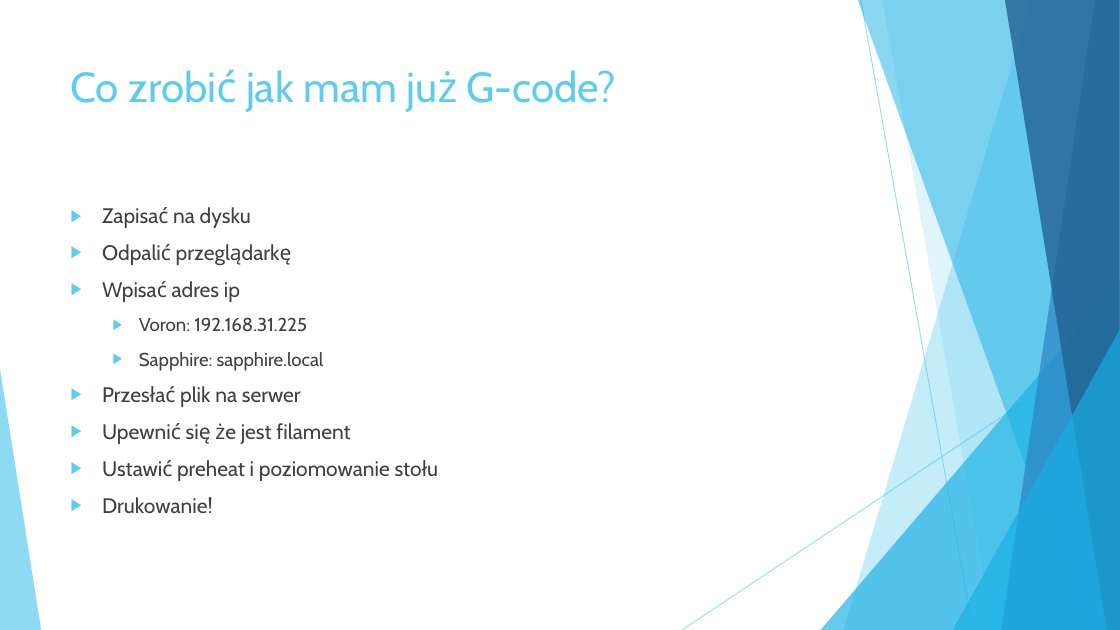
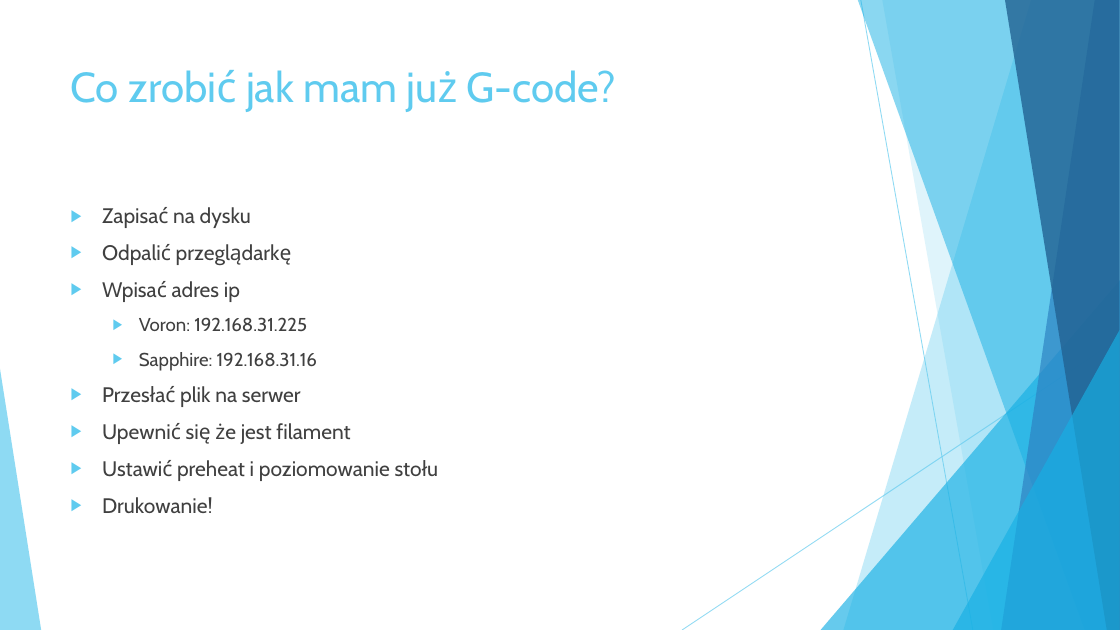
Before and after one commit to AdamBarnas/szkolenie_druk, a slide deck: slide 4 of Prezentacja_szkolenie_druk_3D.pptx. Drawn at 1120x630 pixels with LibreOffice and Linux fonts; fonts in the diff are those of the drawing. Boxes give left, top, right and bottom in pixels: in the first picture for what was removed or moved away, otherwise in the second. Text is boxed around its words. In the diff, an @@ line names an element or a change of style, - is before the commit and + after.

Commit message:
profile-sapphire

```diff
--- a/Prezentacja_szkolenie_druk_3D.pptx
+++ b/Prezentacja_szkolenie_druk_3D.pptx
@@ text at (139,352,317,371): text changed @@
-  ▶ Sapphire: sapphire.local
+  ▶ Sapphire: 192.168.31.16
```
Also in this commit, not shown: 2 other files.
